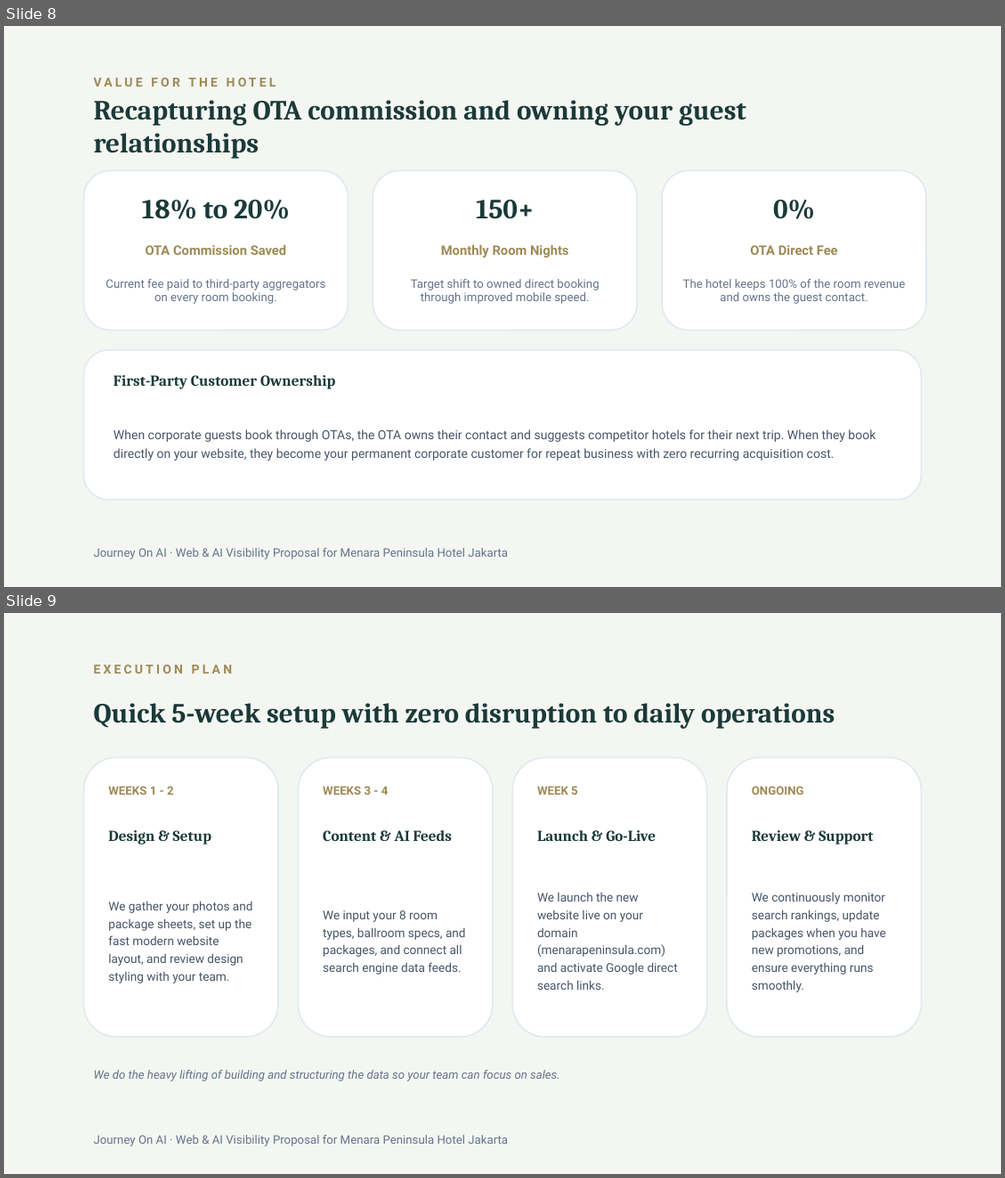
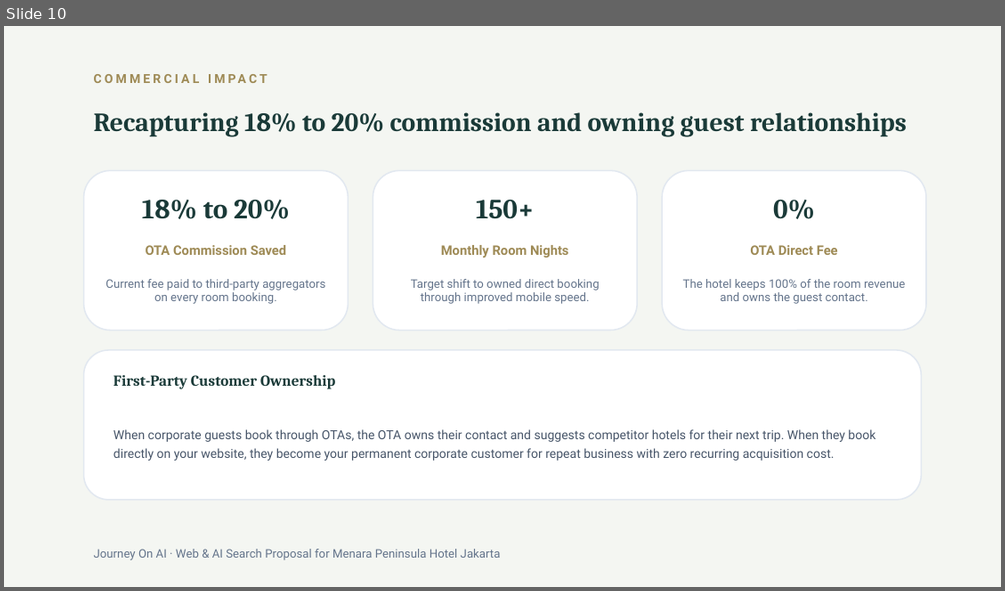
Before and after one commit to arbuuuud/menarapeninsula, a slide deck: PITCH_DECK_MENARA_PENINSULA_AISO_V3.pptx. Shown one above the other, each under a label of ours: slides 8 and 9 before the commit, slide 10 after it. The pictures are 1005x1178 and 1005x591 pixels, drawn with LibreOffice and Linux fonts; fonts in the diff are those of the drawing. Boxes give left, top, right and bottom in pixels: in the first picture for what was removed or moved away, otherwise in the second. Text is boxed around its words. In the diff, an @@ line names an element or a change of style, - is before the commit and + after.

```diff
--- a/PITCH_DECK_MENARA_PENINSULA_AISO_V3.pptx
+++ b/PITCH_DECK_MENARA_PENINSULA_AISO_V3.pptx
@@ slide 9 removed at (4, 613, 1001, 1174), background #F4F6F2 @@
@@ text removed at (94, 665, 233, 674) @@
-EXECUTION PLAN
@@ text removed at (94, 703, 834, 729) @@
-Quick 5-week setup with zero disruption to daily operations
@@ rounded rectangle removed at (84, 757, 278, 1037) @@
@@ rounded rectangle removed at (298, 757, 493, 1037) @@
@@ rounded rectangle removed at (512, 757, 707, 1037) @@
@@ rounded rectangle removed at (727, 757, 921, 1037) @@
@@ text removed at (108, 786, 174, 795) @@
-WEEKS 1 - 2
@@ text removed at (323, 786, 388, 795) @@
-WEEKS 3 - 4
@@ text removed at (537, 786, 578, 795) @@
-WEEK 5
@@ text removed at (752, 786, 804, 795) @@
-ONGOING
@@ text removed at (108, 830, 212, 844) @@
-Design & Setup
@@ text removed at (323, 830, 452, 841) @@
-Content & AI Feeds
@@ text removed at (537, 830, 655, 841) @@
-Launch & Go-Live
@@ text removed at (752, 830, 873, 844) @@
-Review & Support
@@ text removed at (108, 900, 253, 983) @@
-We gather your photos and package sheets, set up the fast modern website layout, and review design styling with your team.
@@ text removed at (537, 892, 678, 989) @@
-We launch the new website live on your domain (menarapeninsula.com) and activate Google direct search links.
@@ text removed at (752, 892, 886, 992) @@
-We continuously monitor search rankings, update packages when you have new promotions, and ensure everything runs smoothly.
@@ text removed at (323, 910, 466, 974) @@
-We input your 8 room types, ballroom specs, and packages, and connect all search engine data feeds.
@@ text removed at (94, 1070, 560, 1081) @@
-We do the heavy lifting of building and structuring the data so your team can focus on sales.
@@ text removed at (94, 1135, 508, 1146) @@
-Journey On AI · Web & AI Visibility Proposal for Menara Peninsula Hotel Jakarta
@@ what was slide 8 is now slide 10 @@
@@ slide 10 changed as well @@
@@ text at (94, 78, 276, 87): text changed @@
-VALUE FOR THE HOTEL
+COMMERCIAL IMPACT
@@ text at (94, 112, 906, 137): text changed; size 20 to 19 pt @@
-Recapturing OTA commission and owning your guest relationships
+Recapturing 18% to 20% commission and owning guest relationships
@@ text at (94, 548, 501, 560): text changed @@
-Journey On AI · Web & AI Visibility Proposal for Menara Peninsula Hotel Jakarta
+Journey On AI · Web & AI Search Proposal for Menara Peninsula Hotel Jakarta
```
Also in this commit, not shown: 6 other slides changed, 4 slides added, 3 other slides removed, 4 other files.
